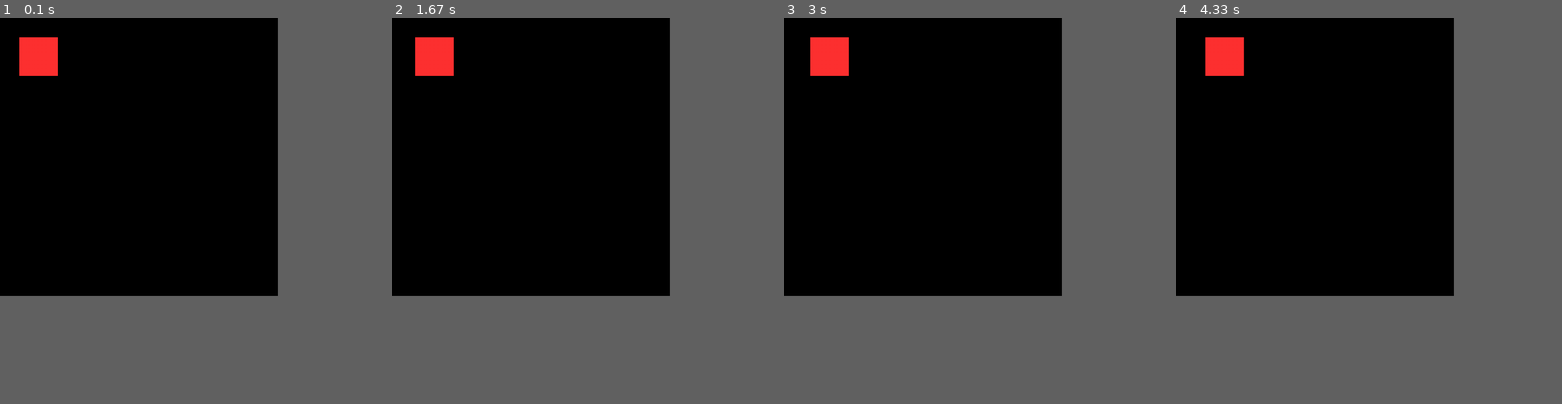
Above: before the commit, frames 1-4 (left to right).
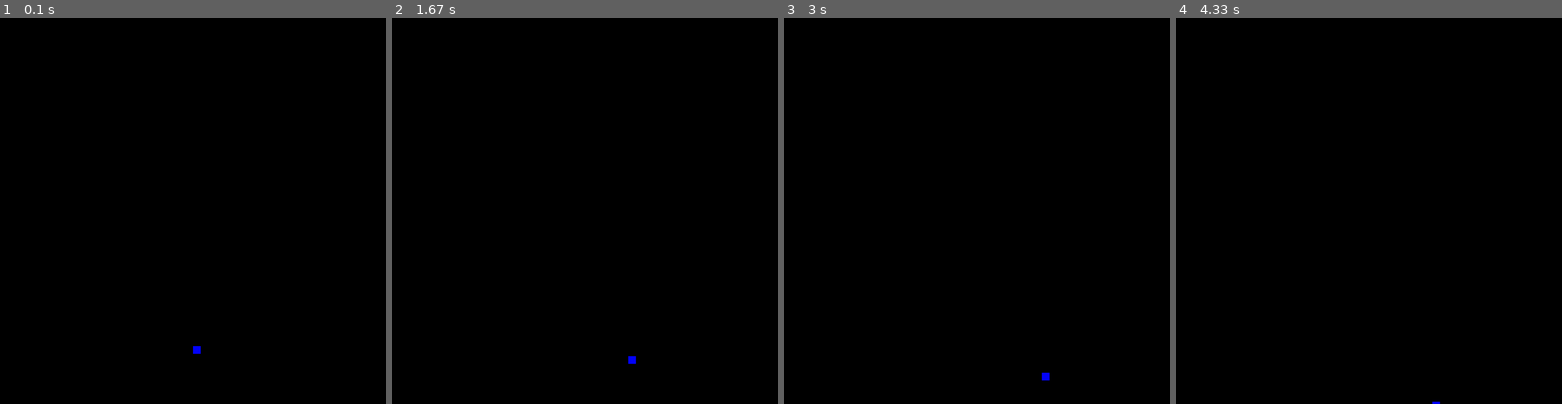
Above: after the commit, the same moments.

Repository: rukarangi/PygamePhysics
Game: pygame game, started from game.py
Same seed, same stepped clock (60 frames per second), same inputs: the game is played once before the commit and once after it.
Inputs (mouse positions are in pixels of both pictures, inside the frame that each line leads up to):
- Up to frame 1 (0.1 s): no input
- Up to frame 2 (1.67 s): press the mouse at (585, 238) at 0.37 s; move the mouse to (538, 226) at 0.47 s; release the mouse at (492, 214) at 0.6 s; press the mouse at (585, 238) at 0.7 s; move the mouse to (615, 156) at 0.8 s; release the mouse at (642, 75) at 0.93 s; press the mouse at (585, 238) at 1.03 s; move the mouse to (588, 156) at 1.13 s; release the mouse at (592, 79) at 1.27 s; press the mouse at (585, 238) at 1.37 s; move the mouse to (588, 245) at 1.47 s; release the mouse at (588, 253) at 1.6 s
- Up to frame 3 (3 s): press the mouse at (977, 238) at 1.7 s; move the mouse to (1027, 253) at 1.8 s; release the mouse at (1077, 272) at 1.93 s; press the mouse at (977, 238) at 2.03 s; move the mouse to (1027, 207) at 2.13 s; release the mouse at (1077, 176) at 2.27 s; press the mouse at (977, 238) at 2.37 s; move the mouse to (1046, 207) at 2.47 s; release the mouse at (1115, 180) at 2.6 s; press the mouse at (977, 238) at 2.7 s; move the mouse to (1046, 261) at 2.8 s; release the mouse at (1112, 288) at 2.93 s
- Up to frame 4 (4.33 s): press the mouse at (1369, 238) at 3.03 s; move the mouse to (1376, 214) at 3.13 s; release the mouse at (1384, 195) at 3.27 s; press the mouse at (1369, 238) at 3.37 s; move the mouse to (1326, 187) at 3.47 s; release the mouse at (1284, 141) at 3.6 s; press the mouse at (1369, 238) at 3.7 s; move the mouse to (1423, 245) at 3.8 s; release the mouse at (1473, 253) at 3.93 s
The window is 648x648 before the commit and 900x900 after it. Grey fills any space a smaller window leaves; there, only what the larger window draws over its background counts as a difference.

The runs differ from the first frame. In frame 1, 1.0% of the frame differs, in the area x 5-52%, y 5-87%; in frame 2, 1.0%; in frame 3, 1.1%, in the area x 6-69%, y 5-94%; in frame 4, 1.0%.

Commit message:
Added basic physics

Diff:
--- a/game.py
+++ b/game.py
@@ -1,17 +1,40 @@
 import pygame
 from pygame.locals import *
+import math
 
 pygame.init()
 
-screen = pygame.display.set_mode(size=(720, 720))
+wWidth = 1000
+wHeight = 1000
+
+screen = pygame.display.set_mode(size=(wWidth, wHeight))
 
 running = True
 
-testx = 50
-testRect = pygame.Rect(testx,50,100,100)
+testx = 500
+testy = 850
+testRect = pygame.Rect(testx,testy,20,20)
 dirtyRects = []
 
+xModifier = 10
+yModifier = 0
+
+gravity = 0.01
+
 framecounter = 0
+xRebound = 0
+yRebound = 0
+
+mouseStartx = 0
+mouseStarty = 0
+mouseEndx = 0
+mouseEndy = 0
+
+mouseAngle = 0
+mouseDistance = 0
+
+throw = False
+throwMult = 3
 
 while running:
 	framecounter += 1
@@ -20,19 +43,88 @@
 		if event.type == pygame.QUIT:
 			running = False
 
+		if event.type == pygame.MOUSEBUTTONDOWN:
+			mouseStartx = event.pos[0]
+			mouseStarty = event.pos[1]
+
+			print(mouseStartx, mouseStarty)
+
+		if event.type == pygame.MOUSEBUTTONUP:
+			mouseEndx = event.pos[0]
+			mouseEndy = event.pos[1]
+
+			throw = True
+
+			#print(mouseEndx, mouseEndy)
+
+	# Mouse angle, distance 180/pi
+	# math.atan(y dist / x dist)
+
+	if throw:
+		mouseDistancex = (mouseStartx - mouseEndx) if (mouseStartx - mouseEndx) != 0 else 1
+		mouseDistancey = (mouseStarty - mouseEndy)
+
+		#print(mouseDistancex, mouseDistancey)
+
+		mouseAngle = math.atan(mouseDistancey / mouseDistancex) * (180/math.pi) * -1
+		#print(mouseAngle)
+
+		mouseDistance = math.sqrt(abs(mouseDistancex ** 2) + abs(mouseDistancey ** 2))
+		#print(mouseDistance)
+
+		xModifier += (mouseDistancex / mouseDistance) * throwMult
+		yModifier += (mouseDistancey / mouseDistance) * throwMult
+
+		#xModifier += math.sin(90 - mouseAngle)
+		#yModifier += math.cos(90 - mouseAngle)
+
+		#print((math.sin(90 - mouseAngle)), (math.cos(90 - mouseAngle)))
+
+
+
+	throw = False
+	# Fill, and rect update
 
 	screen.fill((0,0,0))
 
 	dirtyRects.append(testRect)
 
-	testRect = pygame.Rect(testx,50,100,100)
+	testRect = pygame.Rect(testx,testy,20,20)
 
-	pygame.draw.rect(screen, (255,50,50), testRect)
+	pygame.draw.rect(screen, (5,5,250), testRect)
 
+	# Modifiers
 
+	yModifier += gravity
+
+	yModifier *= 0.9999
+	xModifier *= 0.9999
+
+	#if xModifier < 0.01:
+	#	xModifier = 0
+	#if yModifier < 0.01:
+	#	yModifier = 0
+
+	#print(xModifier, yModifier)
+
+	if (framecounter - xRebound) > 400:
+		if testx > wWidth - 20:
+			xModifier *= -1
+			xRebound = framecounter
+		elif testx < 0:
+			xModifier *= -1
+			xRebound = framecounter
+
+	if (framecounter - yRebound) > 400:
+		if testy > wHeight - 20:
+			yModifier *= -1
+			yRebound = framecounter
 
 	if framecounter % 10 == 0:
-		testx += 1
+		testx += xModifier
+		testy += yModifier
+
+	# Tidy and update
 
 	dirtyRects.append(testRect)
 
